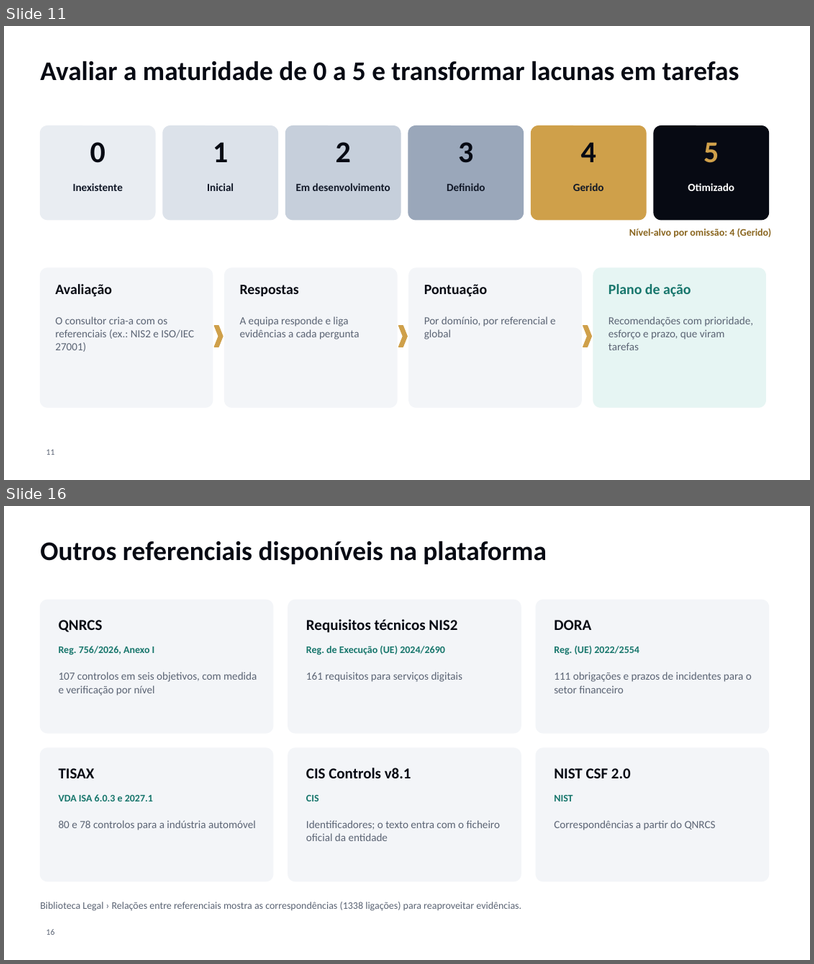
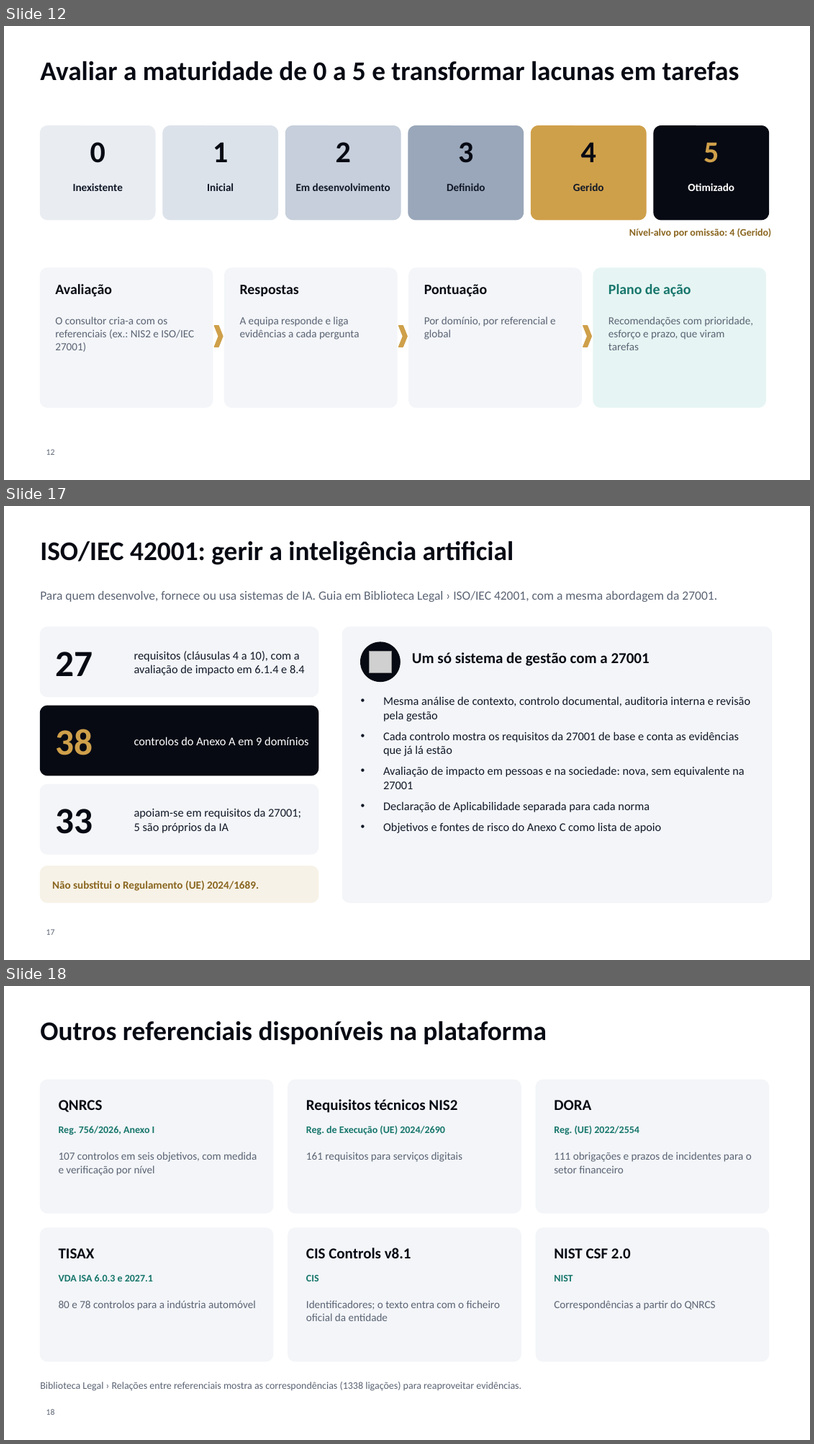
Before and after one commit to dbastoscarvalho23/Securematurity, a slide deck: docs/onboarding/AnkoraOne-Apresentacao-Onboarding.pptx. Shown one above the other, each under a label of ours: slides 11 and 16 before the commit, slides 12, 17 and 18 after it; the slides between them are not shown. The pictures are 814x964 and 814x1444 pixels, drawn with LibreOffice and Linux fonts; fonts in the diff are those of the drawing; grey boxes stand for pictures; background and template pictures are left out. Boxes give left, top, right and bottom in pixels: in the first picture for what was removed or moved away, otherwise in the second. Text is boxed around its words. In the diff, an @@ line names an element or a change of style, - is before the commit and + after.

```diff
--- a/docs/onboarding/AnkoraOne-Apresentacao-Onboarding.pptx
+++ b/docs/onboarding/AnkoraOne-Apresentacao-Onboarding.pptx
@@ slide 17 added at (4,506,810,960), background #FFFFFF @@
@@ title added at (40,541,514,565), 32 pt, text #070A13, bold @@
+ISO/IEC 42001: gerir a inteligência artificial
@@ text added at (40,591,718,602), 15 pt, text #5B6474 @@
+Para quem desenvolve, fornece ou usa sistemas de IA. Guia em Biblioteca Legal › ISO/IEC 42001, com a mesma abordagem da 27001.
@@ rounded rectangle added at (40,627,319,697), fill #F3F5F8, outline #F3F5F8 1 pt @@
@@ rounded rectangle added at (343,627,772,902), fill #F3F5F8, outline #F3F5F8 1 pt @@
@@ text added at (55,651,93,676), 44 pt, text #070A13, bold @@
+27
@@ text added at (134,651,305,675), 14 pt, text #111827 @@
+requisitos (cláusulas 4 a 10), com a avaliação de impacto em 6.1.4 e 8.4
@@ ellipse added at (361,642,400,682), fill #070A13, outline #070A13 1 pt @@
@@ picture added at (369,651,391,672) @@
@@ text added at (412,652,650,666), 18 pt, text #070A13, bold @@
+Um só sistema de gestão com a 27001
@@ text added at (383,696,751,833), 14 pt, text #111827 @@
+• Mesma análise de contexto, controlo documental, auditoria interna e revisão pela gestão
+• Cada controlo mostra os requisitos da 27001 de base e conta as evidências que já lá estão
+• Avaliação de impacto em pessoas e na sociedade: nova, sem equivalente na 27001
+• Declaração de Aplicabilidade separada para cada norma
+• Objetivos e fontes de risco do Anexo C como lista de apoio
@@ rounded rectangle added at (40,705,319,775), fill #070A13, outline #070A13 1 pt @@
@@ text added at (55,728,93,755), 44 pt, text #CFA04A, bold @@
+38
@@ text added at (134,736,309,745), 14 pt, text #FFFFFF @@
+controlos do Anexo A em 9 domínios
@@ rounded rectangle added at (40,784,319,854), fill #F3F5F8, outline #F3F5F8 1 pt @@
@@ text added at (134,808,301,833), 14 pt, text #111827 @@
+apoiam-se em requisitos da 27001; 5 são próprios da IA
@@ text added at (55,808,93,834), 44 pt, text #070A13, bold @@
+33
@@ rounded rectangle added at (40,866,319,902), fill #F7F2E7, outline #F7F2E7 1 pt @@
@@ text added at (52,880,259,890), 13 pt, text #8A6620, bold @@
+Não substitui o Regulamento (UE) 2024/1689.
@@ page number added at (46,929,55,934), 10 pt, text #5B6474 @@
+17
@@ what was slide 11 is now slide 12 @@
@@ page number at (46,449,55,454): text changed @@
-11
+12
@@ what was slide 16 is now slide 18 @@
```
Also in this commit, not shown: 10 slides changed, 1 other slide added, 16 other files.
